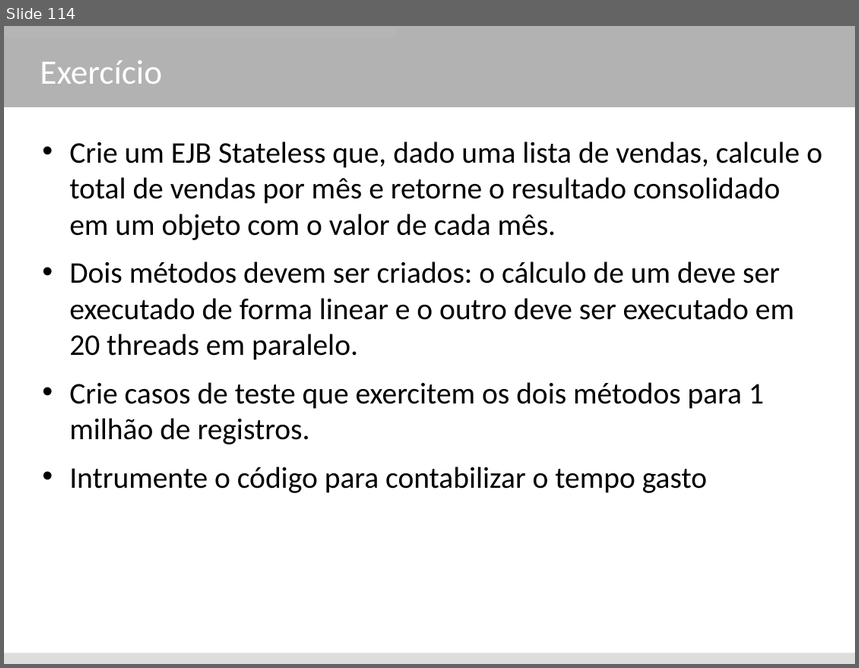
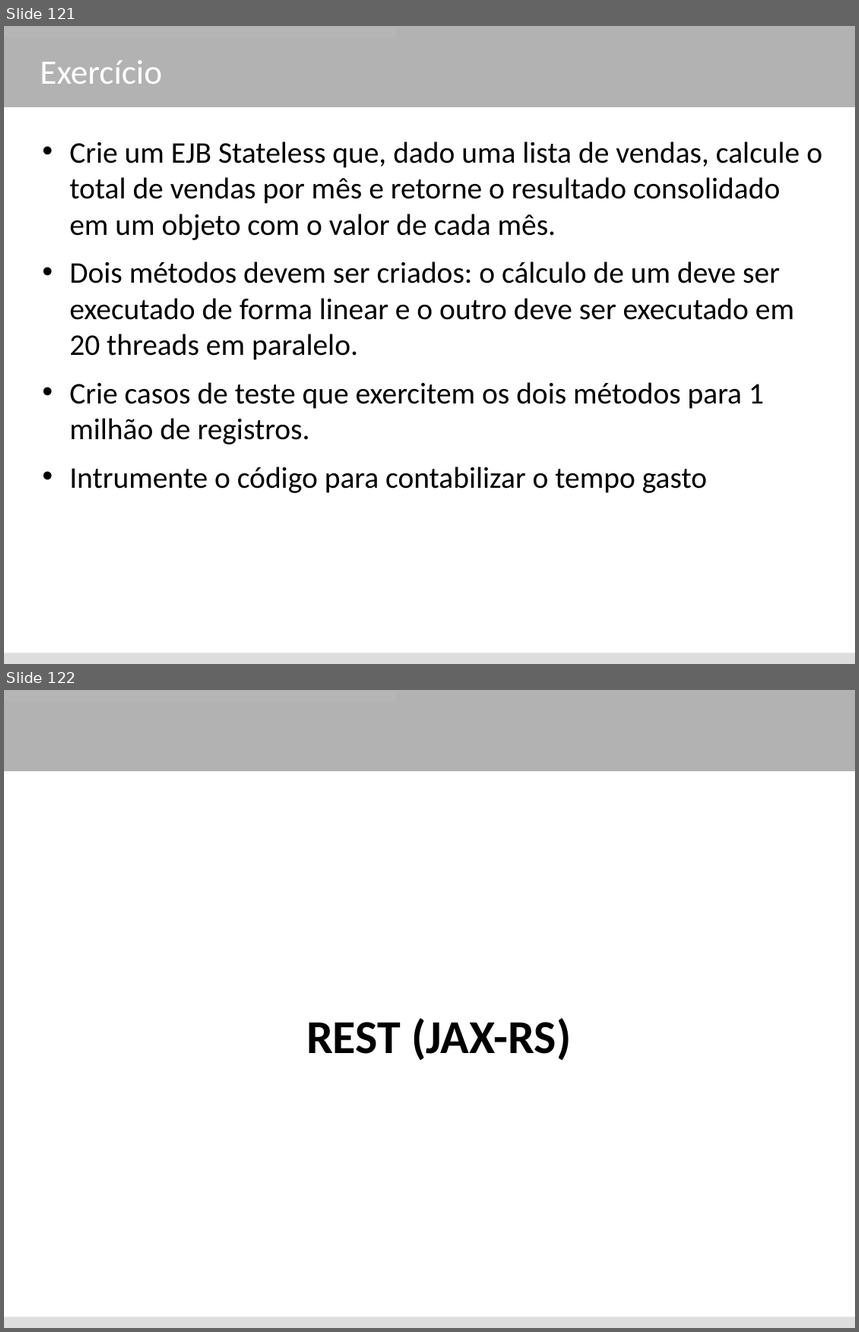
Before and after one commit to rpostai/jee-blank, a slide deck: java enterprise edition - revisado.odp. Shown one above the other, each under a label of ours: slide 114 before the commit, slides 121 and 122 after it. The pictures are 859x668 and 859x1332 pixels, drawn with LibreOffice and Linux fonts; fonts in the diff are those of the drawing. Boxes give left, top, right and bottom in pixels: in the first picture for what was removed or moved away, otherwise in the second. Text is boxed around its words. In the diff, an @@ line names an element or a change of style, - is before the commit and + after.

```diff
--- a/java enterprise edition - revisado.odp
+++ b/java enterprise edition - revisado.odp
@@ slide 122 added at (4,690,855,1328), background #FFFFFF; not listed: 3 template elements that a slide beside it also shows @@
@@ subtitle added at (306,1018,571,1061), 44 pt, text #000000, bold @@
+REST (JAX-RS)
@@ what was slide 114 is now slide 121 @@
```
Also in this commit, not shown: 2 slides changed, 10 other slides added, 5 slides removed, 11 other files.
